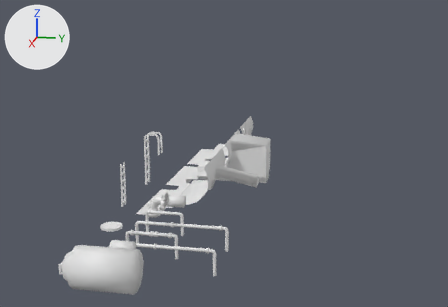
An edit to the Blender file GGJ22-teamATE/Assets/characters/characters.blend, drawn before and after from the same camera.
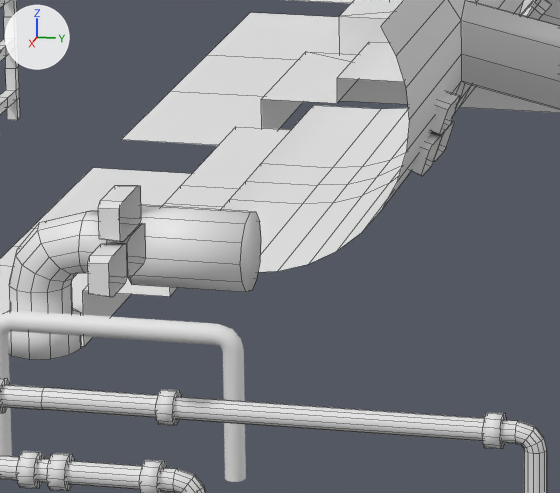
There are two pictures of each version: one whole from a 50 mm camera at (195.8, 39.4, 46.8) aimed at (57.4, 11.7, 12.2), one close up on the part from 33% to 51% of the width and 53% to 77% of the height. Arrows for +X, +Y and +Z are at upper left; the lights stay in place. The close-ups show mesh edges as thin lines.

Objects in the first close-up: 'Cube.005', 'ladder2', 'pipe2', 'pipe3', 'pipe4', 'pipe5', 'sewer2', 'sewer3'.
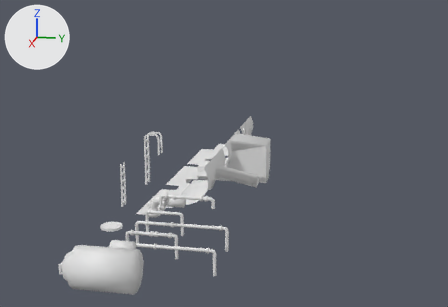
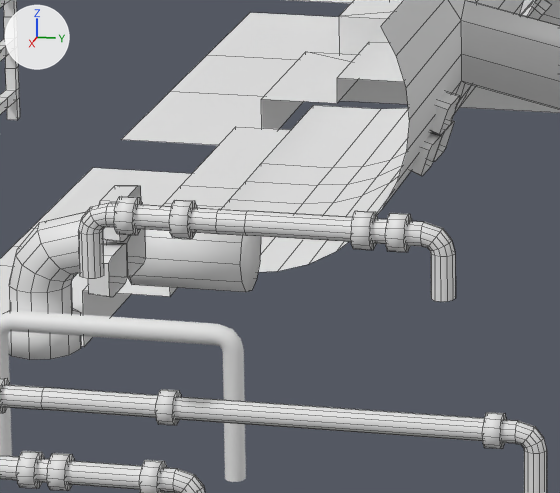
Edits to the bpy script that builds the scene:
```text
Add me_pipe8:
    me_pipe8.from_pydata(...)  # 248 vertices, 276 faces; spans x -0.5..0.5, y 0.3..10.36, z 0.22..2.41
    me_pipe8.polygons.foreach_set('use_smooth', [True] * 276)
Add ob_pipe8:
    ob_pipe8 = bpy.data.objects.new('pipe8', me_pipe8)
    ob_pipe8.location = (95.81, 7.42, 11.67)
```

Where the change shows, as pixel boxes [x1, y1, x2, y2] in the close-ups (560 x 493 px):
'pipe8', added: after [78, 196, 455, 302]
